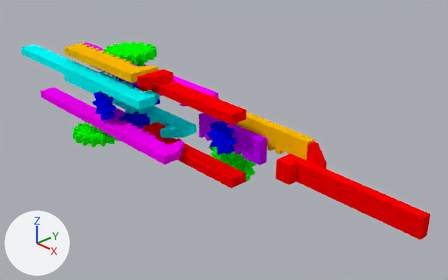
The Blender file xor.blend as it was, and as the next commit left it.
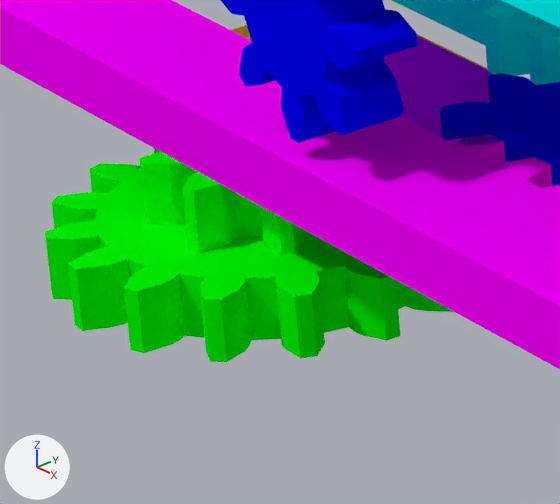
The first picture shows the older version from a camera (50 mm lens) standing at (3.067, -1.984, 1.569) and looking at (0.753, 0.174, 0.081). The close-ups show the older and then the newer version on the part from 15% to 30% of the width and 37% to 59% of the height of that picture. Only the edits that show in the close-ups are written down. Lighting does not change. The marker at lower left points along +X, +Y and +Z.

Objects in the first close-up: 'A', 'B', 'C', 'C_gear', 'Curve.007', 'invert_B', 'not_B' and 1 more.
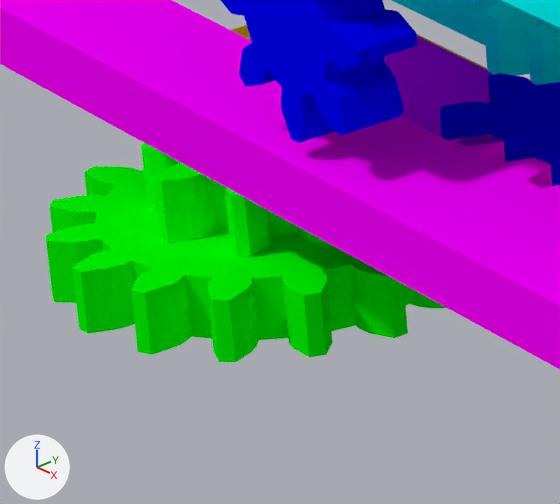
What differs and where, as boxes (x1, y1, x2, y2) in the close-ups (560 x 504 px):
'Curve.007', turned
    before: (45, 148, 454, 362)
    after: (45, 142, 446, 362)

The change, as a list of edits to the scene's bpy script:
```text
Change ob_curve_007:
    ob_curve_007.rotation_euler: (0.0, 0.0, -1.217) -> (0.0, 0.0, -1.571)  # degrees (0, 0, -70) -> degrees (0, 0, -90)
```
